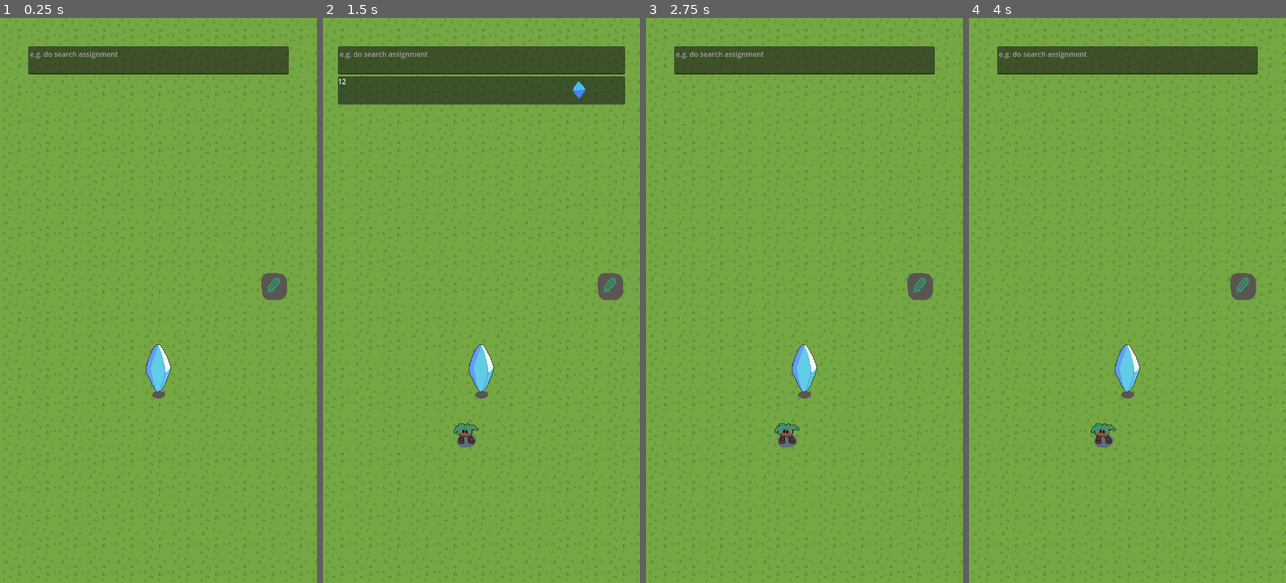
Above: before the commit, frames 1-4 (left to right).
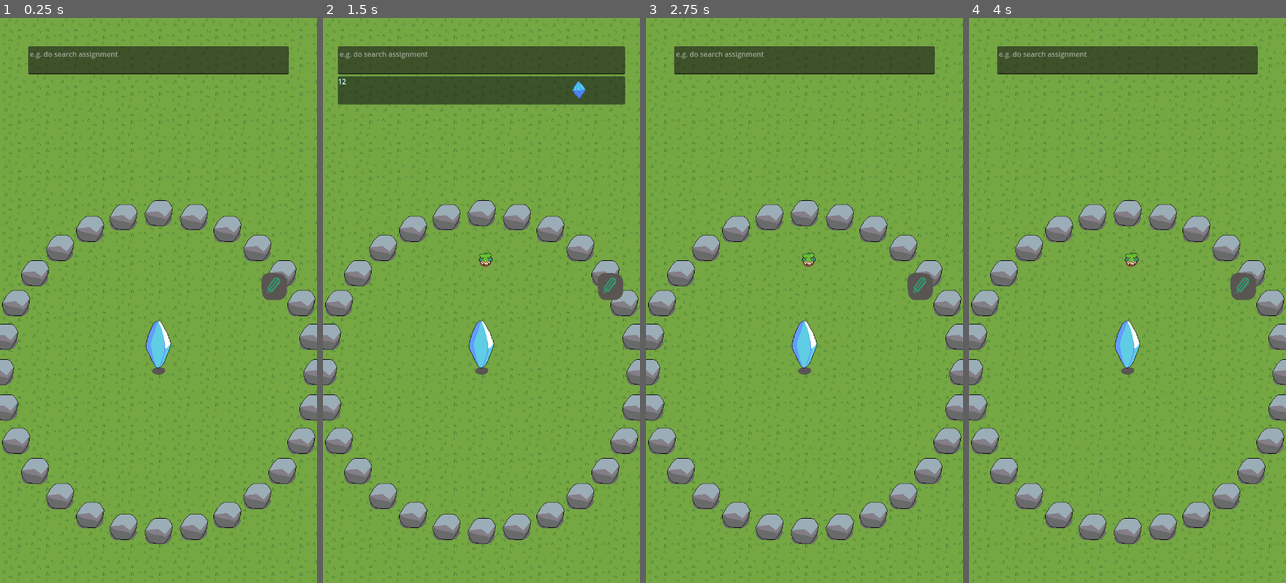
Above: after the commit, the same moments.

Repository: YewChian/todook
Game: Godot game, scene res://main.tscn
Same seed, same stepped clock (60 frames per second), same inputs: the game is played once before the commit and once after it.
Inputs (mouse positions are in pixels of both pictures, inside the frame that each line leads up to):
- Up to frame 1 (0.25 s): no input
- Up to frame 2 (1.5 s): click (481, 63) at 0.52 s; type "12" at 0.6 s; click (598, 289) at 1.25 s
- Up to frame 3 (2.75 s): click (902, 91) at 2 s
- Up to frame 4 (4 s): click (1244, 289) at 2.75 s; click (1244, 289) at 3.5 s

The runs differ from the first frame. In frame 1, 9.5% of the frame differs, in the area x 0-100%, y 32-94%; in frame 2, 9.7%; in frame 3, 9.8%; in frame 4, 9.8%.

Commit message:
added reacher

Diff:
--- /dev/null
+++ b/Singletons/Globals.gd
@@ -0,0 +1,3 @@
+extends Node
+
+var land_radius = 0
--- /dev/null
+++ b/Structures/Boulder.tscn
@@ -0,0 +1,15 @@
+[gd_scene load_steps=4 format=3 uid="uid://dca2a51qfat8u"]
+
+[ext_resource type="PackedScene" uid="uid://csgqo6ku2t7g0" path="res://Structures/Structure.tscn" id="1_uo1j3"]
+[ext_resource type="Texture2D" uid="uid://caj8b0noqgy75" path="res://Assets/Structures/Boulder.png" id="2_bx5pl"]
+
+[sub_resource type="CircleShape2D" id="CircleShape2D_wu6n1"]
+radius = 35.0
+
+[node name="Boulder" instance=ExtResource("1_uo1j3")]
+
+[node name="Sprite2D" parent="." index="0"]
+texture = ExtResource("2_bx5pl")
+
+[node name="Skeleton" parent="." index="1"]
+shape = SubResource("CircleShape2D_wu6n1")
--- /dev/null
+++ b/Structures/GreatCrystal.gd
@@ -0,0 +1,4 @@
+extends StaticBody2D
+
+
+func _ready():
--- a/Structures/GreatCrystal.tscn
+++ b/Structures/GreatCrystal.tscn
@@ -1,16 +1,15 @@
-[gd_scene load_steps=3 format=3 uid="uid://btad68awl2l2b"]
+[gd_scene load_steps=4 format=3 uid="uid://c4rxwnodwukjq"]
 
 [ext_resource type="Texture2D" uid="uid://c7x3cw348ueor" path="res://Assets/Structures/GreatCrystal.png" id="1_6slyi"]
+[ext_resource type="PackedScene" uid="uid://csgqo6ku2t7g0" path="res://Structures/Structure.tscn" id="1_v5jxb"]
 
-[sub_resource type="CircleShape2D" id="CircleShape2D_u46fx"]
-radius = 36.4006
+[sub_resource type="CircleShape2D" id="CircleShape2D_otq88"]
+radius = 14.0357
 
-[node name="GreatCrystal" type="StaticBody2D"]
-y_sort_enabled = true
+[node name="GreatCrystal" instance=ExtResource("1_v5jxb")]
 
-[node name="Sprite2D" type="Sprite2D" parent="."]
+[node name="Sprite2D" parent="." index="0"]
 texture = ExtResource("1_6slyi")
 
-[node name="Skeleton" type="CollisionShape2D" parent="."]
-position = Vector2(0, 35)
-shape = SubResource("CircleShape2D_u46fx")
+[node name="Skeleton" parent="." index="1"]
+shape = SubResource("CircleShape2D_otq88")
--- /dev/null
+++ b/Structures/Structure.gd
@@ -0,0 +1,11 @@
+extends StaticBody2D
+
+func save():
+	var save_dict = {
+		"filename" : get_scene_file_path(),
+		"parent" : get_parent().get_path(),
+		"pos_x" : position.x,
+		"pos_y" : position.y,
+
+	}
+	return save_dict
--- /dev/null
+++ b/Structures/Structure.tscn
@@ -0,0 +1,11 @@
+[gd_scene load_steps=2 format=3 uid="uid://csgqo6ku2t7g0"]
+
+[ext_resource type="Script" path="res://Structures/Structure.gd" id="1_281ay"]
+
+[node name="Structure" type="StaticBody2D" groups=["Persist"]]
+y_sort_enabled = true
+script = ExtResource("1_281ay")
+
+[node name="Sprite2D" type="Sprite2D" parent="."]
+
+[node name="Skeleton" type="CollisionShape2D" parent="."]
--- a/Structures/boulder.tscn
+++ /dev/null
@@ -1,15 +0,0 @@
-[gd_scene load_steps=3 format=3 uid="uid://chdodakc0sgg5"]
-
-[ext_resource type="Texture2D" uid="uid://caj8b0noqgy75" path="res://Assets/Structures/Boulder.png" id="1_ru0re"]
-
-[sub_resource type="CircleShape2D" id="CircleShape2D_uegkh"]
-radius = 34.0147
-
-[node name="Boulder" type="StaticBody2D"]
-
-[node name="Sprite2D" type="Sprite2D" parent="."]
-texture_filter = 1
-texture = ExtResource("1_ru0re")
-
-[node name="Skeleton" type="CollisionShape2D" parent="."]
-shape = SubResource("CircleShape2D_uegkh")
--- /dev/null
+++ b/Todooks/Reacher.gd
@@ -0,0 +1,4 @@
+extends Todook
+
+func initialize_stats():
+	move_speed = 0.0
--- /dev/null
+++ b/Todooks/Reacher.tscn
@@ -0,0 +1,17 @@
+[gd_scene load_steps=5 format=3 uid="uid://dii4pllwraifv"]
+
+[ext_resource type="PackedScene" uid="uid://bofi4t2vhaadn" path="res://Todooks/Todook.tscn" id="1_2mwlk"]
+[ext_resource type="Texture2D" uid="uid://dhj4xv5vicg32" path="res://Assets/Todooks/Reacher.png" id="2_2o7wv"]
+[ext_resource type="Script" path="res://Todooks/Reacher.gd" id="2_kxtyy"]
+
+[sub_resource type="CircleShape2D" id="CircleShape2D_ilwr4"]
+radius = 20.2237
+
+[node name="Reacher" groups=["Persist"] instance=ExtResource("1_2mwlk")]
+script = ExtResource("2_kxtyy")
+
+[node name="Sprite2D" parent="." index="0"]
+texture = ExtResource("2_2o7wv")
+
+[node name="Skeleton" parent="." index="1"]
+shape = SubResource("CircleShape2D_ilwr4")
--- /dev/null
+++ b/Todooks/Todook.gd
@@ -0,0 +1,65 @@
+extends CharacterBody2D
+class_name Todook
+
+
+var move_speed
+var move_direction = Vector2(0,0)
+var state
+
+enum {
+	Wander,
+}
+
+
+func _ready():
+	initialize_stats()
+	state = Wander
+	$StateTimer.start(1)
+
+func initialize_stats():
+	pass
+
+func _physics_process(delta):
+	match state:
+		Wander:
+			move_and_collide(move_direction * move_speed)
+
+
+func choose_new_state(current_state):
+	match current_state:
+		Wander:
+			var available_states = [Wander]
+			available_states.shuffle()
+			print("bad array: ", available_states)
+			return available_states[0]
+
+
+func enter_state(new_state):
+	match new_state:
+		Wander:
+			randomize()
+			var new_move_direction_x = randi()%3 - 1
+			randomize()
+			var new_move_direction_y = randi()%3 - 1
+
+			move_direction = Vector2(new_move_direction_x, new_move_direction_y).normalized()
+
+
+func save():
+	var save_dict = {
+		"filename" : get_scene_file_path(),
+		"parent" : get_parent().get_path(),
+		"pos_x" : position.x,
+		"pos_y" : position.y,
+
+	}
+	return save_dict
+
+
+func _on_state_timer_timeout():
+	print("timed out")
+
+	var new_state = choose_new_state(state)
+	print(new_state)
+	enter_state(new_state)
+	$StateTimer.start(10)
--- /dev/null
+++ b/Todooks/Todook.tscn
@@ -0,0 +1,14 @@
+[gd_scene load_steps=2 format=3 uid="uid://bofi4t2vhaadn"]
+
+[ext_resource type="Script" path="res://Todooks/Todook.gd" id="1_dvghh"]
+
+[node name="Todook" type="CharacterBody2D"]
+script = ExtResource("1_dvghh")
+
+[node name="Sprite2D" type="Sprite2D" parent="."]
+
+[node name="Skeleton" type="CollisionShape2D" parent="."]
+
+[node name="AnimationPlayer" type="AnimationPlayer" parent="."]
+
+[node name="StateTimer" type="Timer" parent="."]
--- a/main.gd
+++ b/main.gd
@@ -4,12 +4,57 @@
 var task_count = 0
 
 var preloaded_taskpanel = preload("res://task_panel.tscn")
-var preloaded_tolumber = preload("res://tolumber.tscn")
+var preloaded_reacher = preload("res://Todooks/Reacher.tscn")
 
+var greatcrystal_node = null
 
 func _ready():
 	load_data()
 	update_taskpanels()
+	initialize_map()
+
+
+func initialize_map():
+	greatcrystal_node = create_greatcrystal()
+	create_land1_boundary(greatcrystal_node.global_position)
+
+func create_land1_boundary(map_center_position):
+	var loaded_boulder_scene = load("res://Structures/Boulder.tscn")
+	var land1_radius = 360
+	var land1_circumference = 2 * PI * land1_radius
+	var test_boulder = loaded_boulder_scene.instantiate()
+	var boulder_width = test_boulder.get_node("Skeleton").shape.get_radius() * 2
+	var boulder_padding = 8
+	test_boulder.queue_free()
+	var number_of_boulders = floor(land1_circumference / (boulder_width + boulder_padding))
+
+	var new_boulder
+	var angle_from_center = 0
+	for i in number_of_boulders:
+		new_boulder = loaded_boulder_scene.instantiate()
+		$Structures.add_child(new_boulder)
+		new_boulder.global_position = map_center_position + (Vector2.from_angle(angle_from_center) * land1_radius)
+
+		angle_from_center += (2*PI/number_of_boulders)
+
+	Globals.land_radius = land1_radius
+
+
+func get_random_position_near_node(node_position, radius):
+	randomize()
+	var random_angle = (randi()%360)*(PI/180)
+	randomize()
+	var random_scale = float(((randi()%32)+48))/100
+	print(random_scale)
+	return node_position + (Vector2.from_angle(random_angle) * radius * random_scale)
+
+
+func create_greatcrystal():
+	var loaded_greatcrystal_scene = load("res://Structures/GreatCrystal.tscn")
+	var new_greatcrystal = loaded_greatcrystal_scene.instantiate()
+	$Structures.add_child(new_greatcrystal)
+	new_greatcrystal.global_position = Vector2(360, 800)
+	return new_greatcrystal
 
 
 func _on_texture_button_pressed():
@@ -21,11 +66,14 @@
 	update_taskpanels()
 	%TaskInput.text = ""
 	update_taskpanels()
+
+	create_todook()
 	save()
 
-	var new_todookie = preloaded_tolumber.instantiate()
-	add_child(new_todookie)
-	new_todookie.global_position = Vector2(325, 943)
+func create_todook():
+	var new_todook = preloaded_reacher.instantiate()
+	add_child(new_todook)
+	new_todook.global_position = get_random_position_near_node(greatcrystal_node.global_position, Globals.land_radius)
 
 
 func load_data():
@@ -53,6 +101,22 @@
 		return null
 	self.task_count = json.get_data()
 
+	# load node data here
+	while save_game.get_position() < save_game.get_length():
+		json_string = save_game.get_line()
+		json = JSON.new()
+
+		parse_result = json.parse(json_string)
+		if not parse_result == OK:
+			print("JSON Parse Error: ", json.get_error_message(), " in ", json_string, " at line ", json.get_error_line())
+			continue
+
+		var node_data = json.get_data()
+
+		var new_object = load(node_data["filename"]).instantiate()
+		get_node(node_data["parent"]).add_child(new_object)
+		new_object.global_position = Vector2(node_data["pos_x"], node_data["pos_y"])
+
 
 func save():
 	var save_game = FileAccess.open("user://savegame.save", FileAccess.WRITE)
@@ -62,6 +126,20 @@
 
 	save_game.store_line(data_json_string)
 	save_game.store_line(task_count_json_string)
+
+	var save_nodes = get_tree().get_nodes_in_group("Persist")
+	for node in save_nodes:
+		if node.scene_file_path.is_empty():
+			print("persistent node '%s' is not an instanced scene, skipped" % node.name)
+			continue
+
+		if !node.has_method("save"):
+			print("persistent node '%s' is missing a save() function, skipped" % node.name)
+			continue
+
+		var node_data = node.call("save")
+		var node_data_json_string = JSON.stringify(node_data)
+		save_game.store_line(node_data_json_string)
 
 
 func add_task_to_data(text):
--- a/main.tscn
+++ b/main.tscn
@@ -1,9 +1,8 @@
-[gd_scene load_steps=7 format=3 uid="uid://hd4a3bbqhfye"]
+[gd_scene load_steps=6 format=3 uid="uid://hd4a3bbqhfye"]
 
 [ext_resource type="Script" path="res://main.gd" id="1_4xhu1"]
 [ext_resource type="Texture2D" uid="uid://c2xybvn514dq6" path="res://Assets/WriteButton.png" id="2_fp7l5"]
 [ext_resource type="Texture2D" uid="uid://dpq5sp4mmhw47" path="res://Assets/Grass.png" id="3_pyy60"]
-[ext_resource type="PackedScene" uid="uid://btad68awl2l2b" path="res://Structures/GreatCrystal.tscn" id="4_064u3"]
 
 [sub_resource type="TileSetAtlasSource" id="TileSetAtlasSource_g4rno"]
 texture = ExtResource("3_pyy60")
@@ -64,7 +63,4 @@
 
 [node name="Structures" type="Node2D" parent="."]
 
-[node name="GreatCrystal" parent="Structures" instance=ExtResource("4_064u3")]
-position = Vector2(360, 800)
-
 [connection signal="pressed" from="CanvasLayer/CenterContainer/MarginContainer/VBoxContainer/TextureButton" to="." method="_on_texture_button_pressed"]
--- a/project.godot
+++ b/project.godot
@@ -15,6 +15,10 @@
 config/features=PackedStringArray("4.1", "GL Compatibility")
 config/icon="res://Assets/Crystal.png"
 
+[autoload]
+
+Globals="*res://Singletons/Globals.gd"
+
 [display]
 
 window/size/viewport_width=720
Binary file changed: Assets/Structures/Boulder.png
Binary file changed: Assets/Structures/GreatCrystal.png
Binary file added: Assets/Todooks/Reacher.png
Not shown, added: Assets/Todooks/Reacher.png.import
